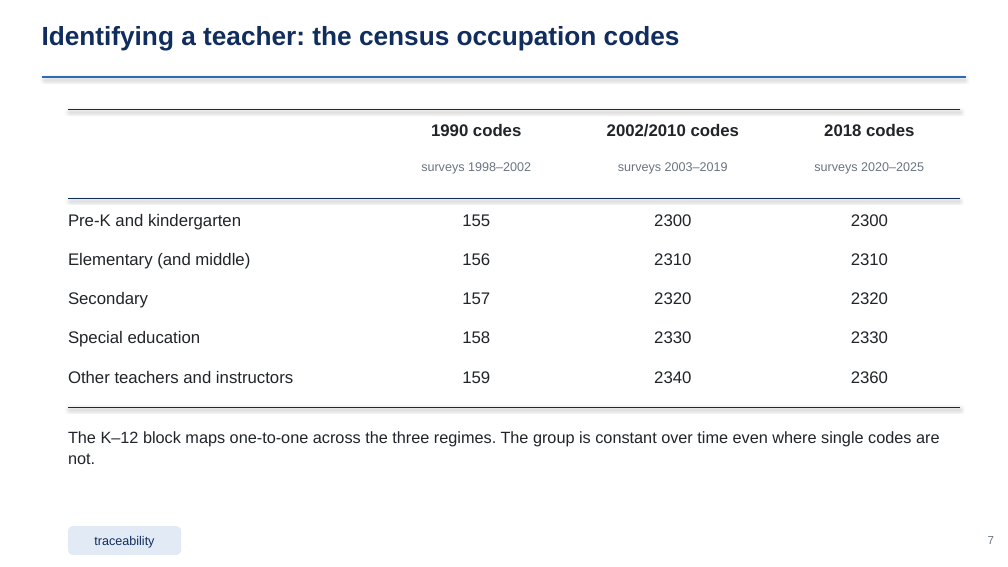
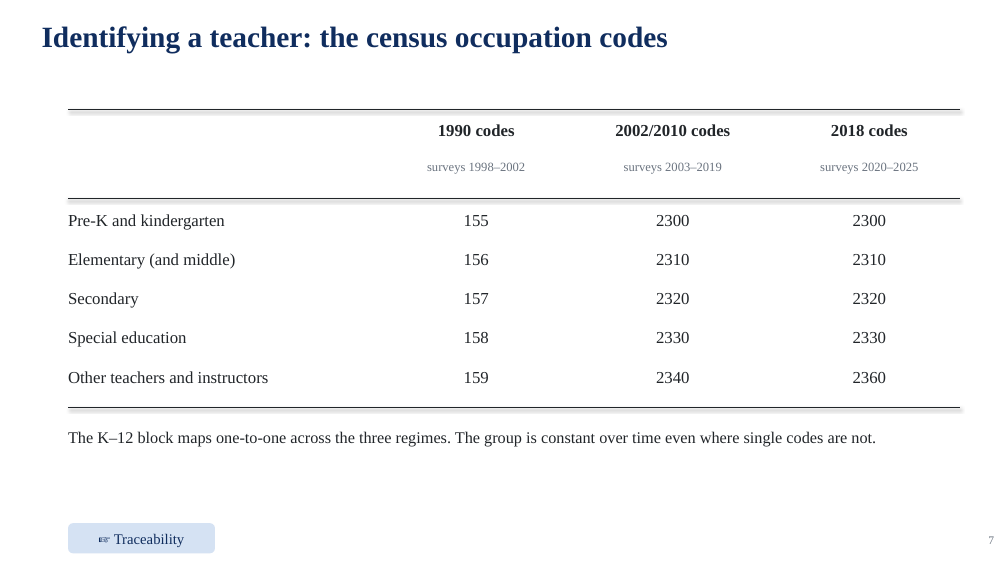
Before and after one commit to jedr1-ship-it/Alternative-Pathways----Quant, a slide deck: slide 7 of report/data_cluster/Proyect_US_cluster.pptx. Drawn at 1008x567 pixels with LibreOffice and Linux fonts; fonts in the diff are those of the drawing. Boxes give left, top, right and bottom in pixels: in the first picture for what was removed or moved away, otherwise in the second. Text is boxed around its words. In the diff, an @@ line names an element or a change of style, - is before the commit and + after.

```diff
--- a/report/data_cluster/Proyect_US_cluster.pptx
+++ b/report/data_cluster/Proyect_US_cluster.pptx
@@ text "Identifying a teacher: the census ..." at [42,26,667,53]: size 25 to 28 pt, font Arial to Times New Roman @@
@@ line removed from (42, 77) to (966, 77) @@
@@ line (68, 110) - (960, 110): stroke #102D5E 1.6 pt to #212529 1.3 pt @@
@@ line (68, 199) - (960, 199): stroke #102D5E 0.9 pt to #212529 0.7 pt @@
@@ text "2300": place and size @@
-text "2300" at [851,214,888,226]
+text "2300" at [656,215,690,226]
@@ text "2300": place and size @@
-text "2300" at [654,214,691,226]
+text "2300" at [853,215,887,226]
@@ text "2310": place and size @@
-text "2310" at [851,253,888,265]
+text "2310" at [656,254,690,265]
@@ text "2310": place and size @@
-text "2310" at [654,253,691,265]
+text "2310" at [853,254,887,265]
@@ text "2320": place and size @@
-text "2320" at [851,292,888,304]
+text "2320" at [656,293,690,304]
@@ text "2320": place and size @@
-text "2320" at [654,292,691,304]
+text "2320" at [853,293,887,304]
@@ font Arial to Times New Roman in 28 elements at [853,215,887,226], [853,254,887,265], [853,293,887,304], [853,332,887,343], [988,536,994,544], [438,124,515,136], [615,124,730,136], [831,124,908,136], [427,162,526,174], [624,162,722,174], [820,162,919,174], [68,214,225,230], [464,215,489,226], [68,253,235,269], [464,254,489,265], [68,292,139,308], [464,293,489,304], [68,331,186,347], [464,332,489,343], [68,371,269,383], [464,372,489,383], [656,372,690,383], [853,372,887,383], [68,431,876,447], [656,215,690,226], [656,254,690,265], [656,293,690,304], [656,332,690,343] @@
@@ text "2330": place and size @@
-text "2330" at [851,331,888,343]
+text "2330" at [656,332,690,343]
@@ text "2330": place and size @@
-text "2330" at [654,331,691,343]
+text "2330" at [853,332,887,343]
@@ line (68, 408) - (960, 408): stroke #102D5E 1.6 pt to #212529 1.3 pt @@
@@ rounded rectangle "☞ Traceability": place and size @@
-rounded rectangle "☞ Traceability" at [68,526,181,555]
+rounded rectangle "☞ Traceability" at [68,523,215,554]
@@ rounded rectangle "☞ Traceability" at [68,523,215,554]: fill #E2EAF5 to #D5E2F3 @@
@@ text in rounded rectangle at [114,533,185,547]: text changed; size 12 to 14 pt; font Arial to Times New Roman @@
-traceability
+☞ Traceability
```
Also in this commit, not shown: 47 other slides changed, 3 other files.
